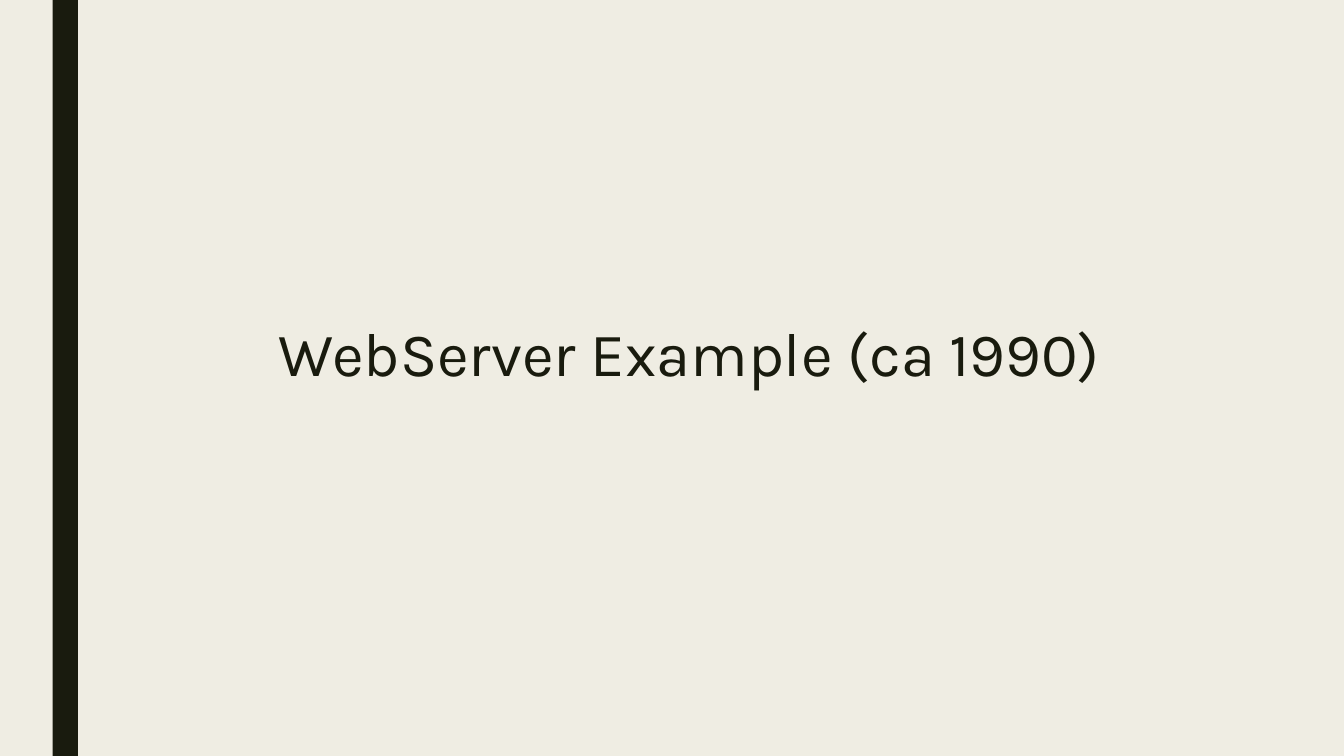
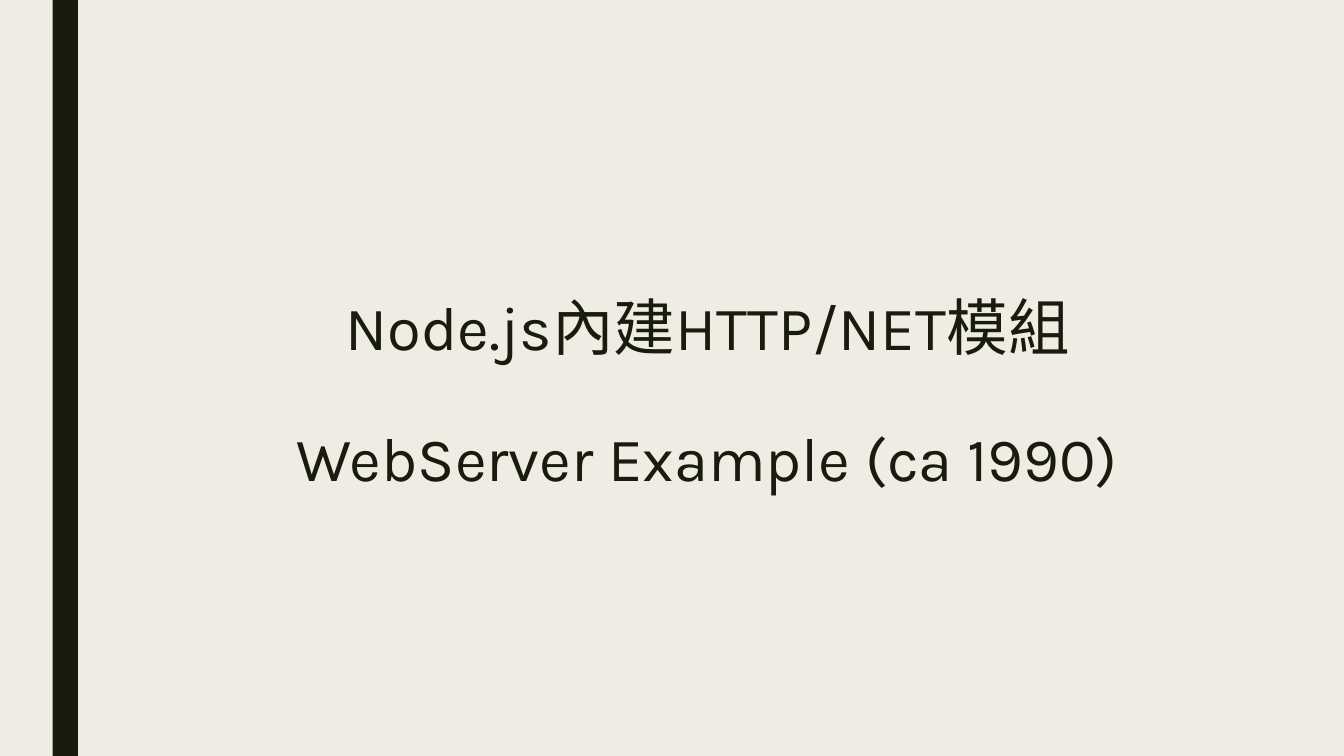
Before and after one commit to derektu/NodeTutorial, a slide deck: slide 22 of Presentation.pptx (slide 18 before the commit). Drawn at 1344x756 pixels with LibreOffice and Linux fonts; fonts in the diff are those of the drawing. Boxes give left, top, right and bottom in pixels: in the first picture for what was removed or moved away, otherwise in the second. Text is boxed around its words. In the diff, an @@ line names an element or a change of style, - is before the commit and + after.

Commit message:
update presentation ppt

```diff
--- a/Presentation.pptx
+++ b/Presentation.pptx
@@ title at [297, 298, 1117, 496]: text changed @@
-WebServer Example (ca 1990)
+Node.js內建HTTP/NET模組
+WebServer Example (ca 1990)
```
Also in this commit, not shown: 7 other slides changed, 7 slides added, 3 slides removed.
